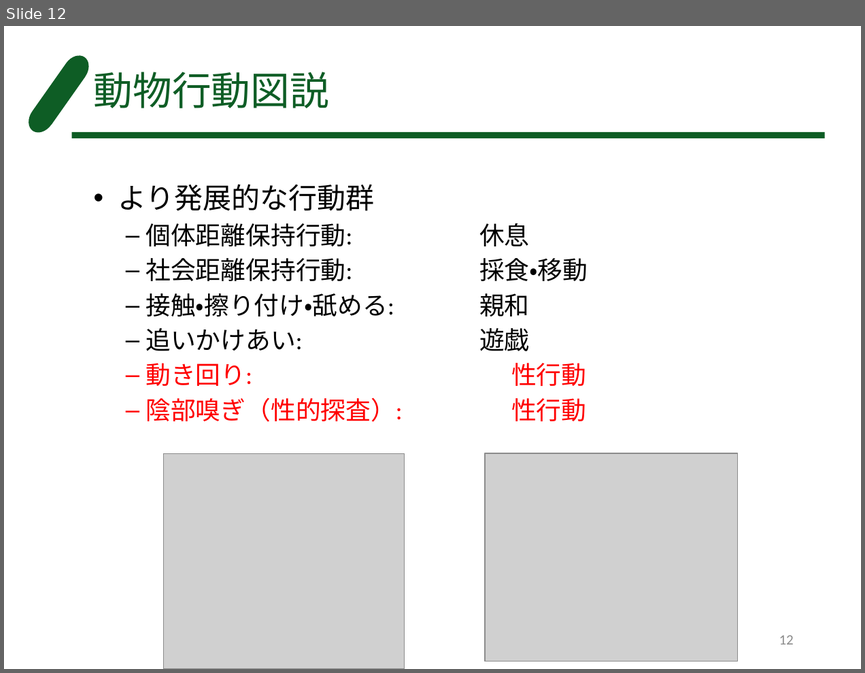
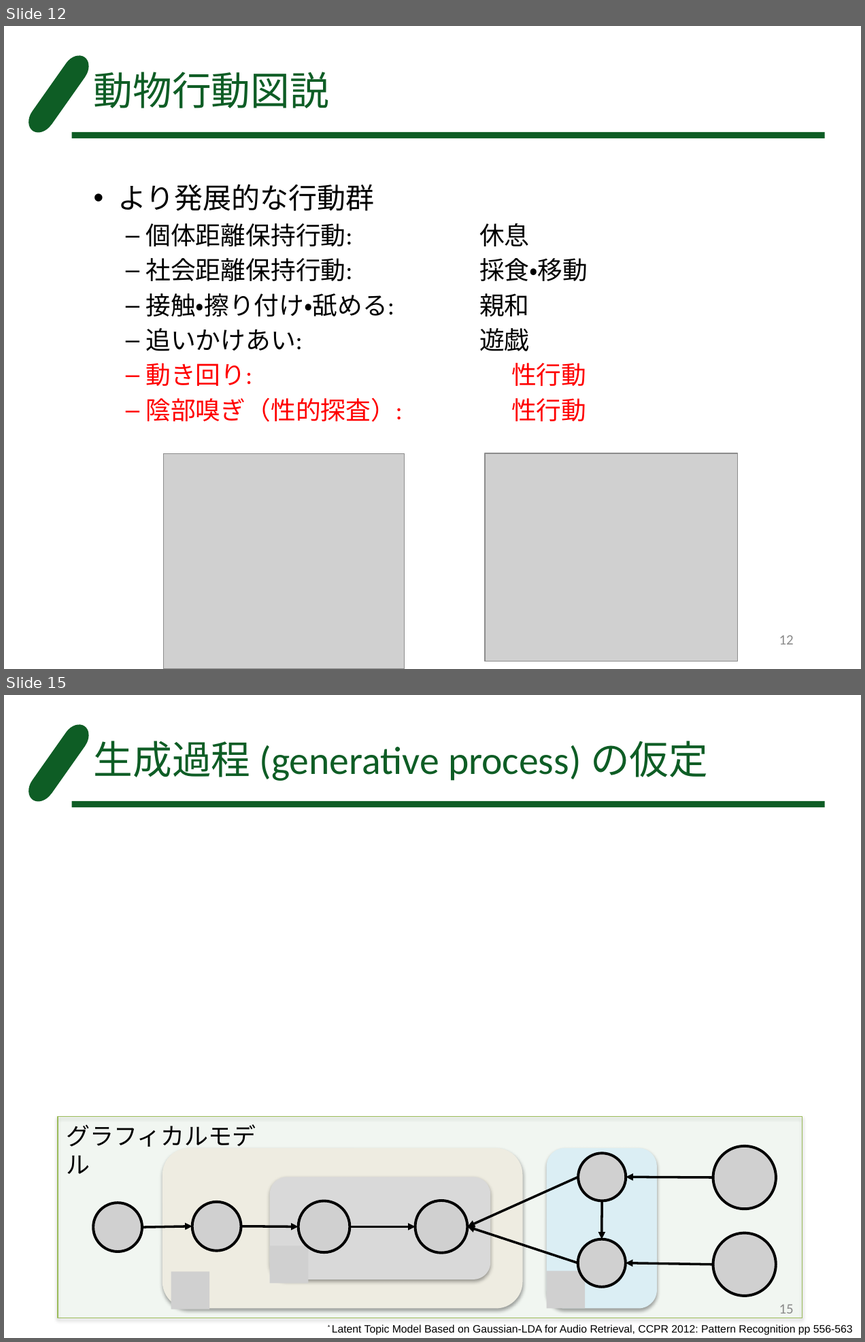
Before and after one commit to FUKUSHUN/cow_python, a slide deck: behavior_detection.pptx. Shown one above the other, each under a label of ours: slide 12 before the commit, slides 12 and 15 after it; the slides between them are not shown. The pictures are 865x673 and 865x1342 pixels, drawn with LibreOffice and Linux fonts; fonts in the diff are those of the drawing; grey boxes stand for pictures. Boxes give left, top, right and bottom in pixels: in the first picture for what was removed or moved away, otherwise in the second. Text is boxed around its words. In the diff, an @@ line names an element or a change of style, - is before the commit and + after.

```diff
--- a/behavior_detection.pptx
+++ b/behavior_detection.pptx
@@ slide 15 added at box(4, 695, 861, 1338), background #FFFFFF; not listed: 2 template elements that a slide beside it also shows @@
@@ title added at box(94, 741, 708, 781), 33 pt, text #0E5D25 @@
+生成過程 (generative process) の仮定
@@ rectangle added at box(58, 1117, 802, 1318), fill #CCFFCC at 10% opacity, outline #9BBB59 0.75 pt @@
@@ text added at box(66, 1124, 256, 1174), 20 pt, text #000000 @@
+グラフィカルモデル
@@ rounded rectangle added at box(162, 1147, 522, 1308), fill #EEECE1 @@
@@ rounded rectangle added at box(547, 1147, 657, 1308), fill #DBEEF4 @@
@@ picture added at box(578, 1153, 626, 1200) @@
@@ picture added at box(713, 1146, 775, 1208) @@
@@ rounded rectangle added at box(270, 1176, 491, 1279), fill #D9D9D9 @@
@@ arrow added from (578, 1176) to (468, 1226), #000000 2 pt @@
@@ arrow added from (713, 1177) to (626, 1176), #000000 2 pt @@
@@ picture added at box(93, 1202, 142, 1251) @@
@@ picture added at box(192, 1202, 241, 1250) @@
@@ picture added at box(298, 1200, 349, 1252) @@
@@ picture added at box(415, 1200, 468, 1253) @@
@@ arrow added from (602, 1200) to (601, 1239), #000000 2 pt @@
@@ arrow added from (142, 1227) to (192, 1226), #000000 2 pt @@
@@ arrow added from (241, 1226) to (298, 1226), #000000 2 pt @@
@@ picture added at box(270, 1245, 308, 1283) @@
@@ arrow added from (349, 1226) to (415, 1226), #000000 2 pt @@
@@ arrow added from (578, 1263) to (468, 1226), #000000 2 pt @@
@@ picture added at box(578, 1239, 626, 1287) @@
@@ picture added at box(713, 1233, 775, 1295) @@
@@ arrow added from (713, 1264) to (626, 1263), #000000 2 pt @@
@@ picture added at box(171, 1272, 209, 1309) @@
@@ picture added at box(547, 1271, 585, 1308) @@
@@ page number added at box(779, 1304, 793, 1313), 12 pt, text #8C8C8C @@
+15
@@ text added at box(332, 1324, 853, 1335), 9 pt, text #000000 @@
+* Latent Topic Model Based on Gaussian-LDA for Audio Retrieval, CCPR 2012: Pattern Recognition pp 556-563
```
Also in this commit, not shown: 4 other slides added.
